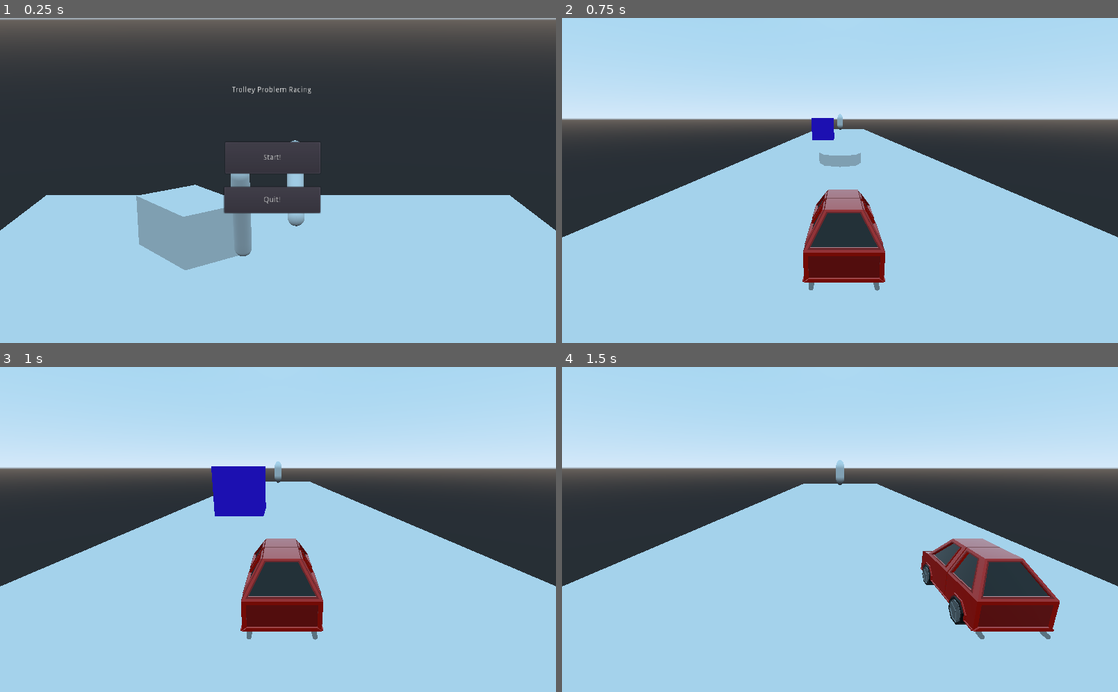
Above: before the commit, frames 1-4 (two rows, left to right).
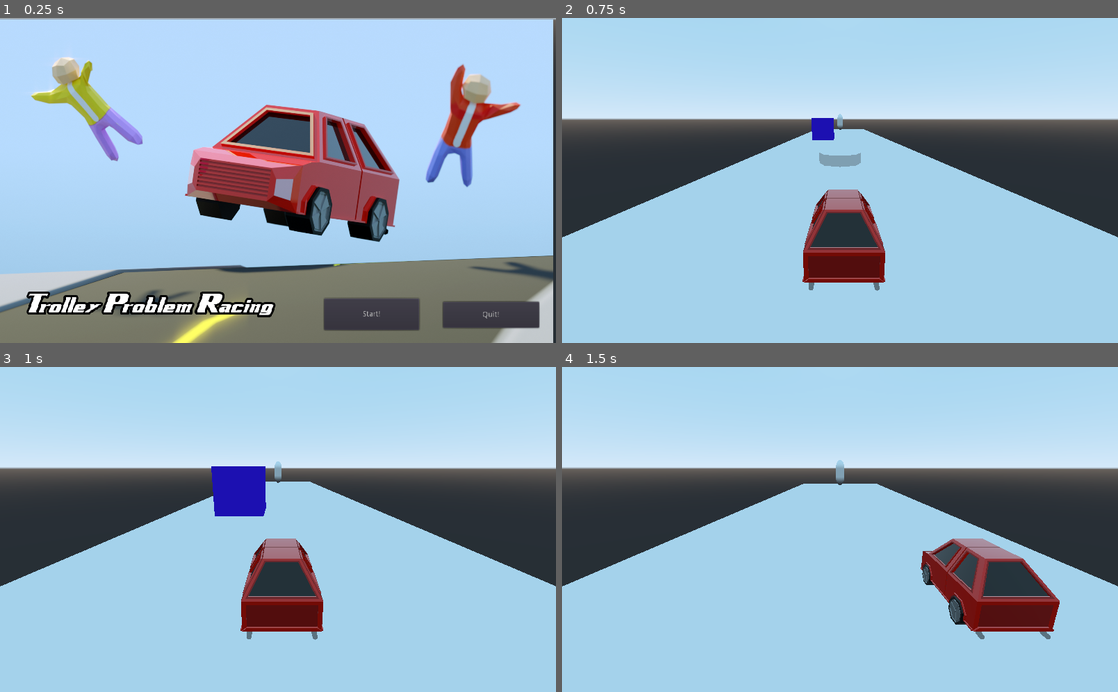
Above: after the commit, the same moments.

Repository: vtlanglois/c220gamejam
Game: Godot game, scene res://Menu/StartMenu.tscn
Same seed, same stepped clock (60 frames per second), same inputs: the game is played once before the commit and once after it.
Inputs:
- Up to frame 1 (0.25 s): no input
- Up to frame 2 (0.75 s): click "Start!" at 0.5 s
- Up to frame 3 (1 s): no input
- Up to frame 4 (1.5 s): hold D (right) from 1.28 s (still down)

The runs differ from the first frame. In frame 1, 85% of the frame differs, in the area x 0-100%, y 0-100%; in frame 2, nothing differs; in frame 3, nothing differs; in frame 4, nothing differs.

Commit message:
MenuRender

Diff:
--- a/Menu/StartMenu.tscn
+++ b/Menu/StartMenu.tscn
@@ -1,10 +1,18 @@
-[gd_scene load_steps=4 format=2]
+[gd_scene load_steps=7 format=2]
 
 [ext_resource path="res://Menu/StartMenu.gd" type="Script" id=1]
+[ext_resource path="res://menu2.png" type="Texture" id=2]
+[ext_resource path="res://Assets/Xenogears.ttf" type="DynamicFontData" id=3]
 
 [sub_resource type="PlaneMesh" id=1]
 
-[sub_resource type="CapsuleMesh" id=2]
+[sub_resource type="DynamicFont" id=2]
+size = 39
+outline_size = 4
+outline_color = Color( 0, 0, 0, 1 )
+font_data = ExtResource( 3 )
+
+[sub_resource type="CapsuleMesh" id=3]
 radius = 0.025
 mid_height = 0.25
 
@@ -12,8 +20,14 @@
 script = ExtResource( 1 )
 
 [node name="MeshInstance" type="MeshInstance" parent="."]
+visible = false
 mesh = SubResource( 1 )
 material/0 = null
+
+[node name="Sprite" type="Sprite" parent="."]
+position = Vector2( 508.49, 302.98 )
+scale = Vector2( 0.532292, 0.557407 )
+texture = ExtResource( 2 )
 
 [node name="Control" type="Control" parent="."]
 margin_right = 40.0
@@ -23,10 +37,11 @@
 }
 
 [node name="Label" type="Label" parent="Control"]
-margin_left = 341.079
-margin_top = 126.018
-margin_right = 660.079
-margin_bottom = 252.018
+margin_left = -3.01086
+margin_top = 507.843
+margin_right = 560.989
+margin_bottom = 635.843
+custom_fonts/font = SubResource( 2 )
 text = "Trolley Problem Racing"
 align = 1
 __meta__ = {
@@ -34,40 +49,47 @@
 }
 
 [node name="Button" type="Button" parent="Control"]
-margin_left = 415.321
-margin_top = 228.881
-margin_right = 590.321
-margin_bottom = 286.881
+margin_left = 597.16
+margin_top = 518.476
+margin_right = 772.16
+margin_bottom = 576.476
 text = "Start!"
 __meta__ = {
 "_edit_use_anchors_": false
 }
 
 [node name="Button2" type="Button" parent="Control"]
-margin_left = 413.254
-margin_top = 312.46
-margin_right = 590.254
-margin_bottom = 360.46
+margin_left = 816.229
+margin_top = 524.416
+margin_right = 993.229
+margin_bottom = 572.416
 text = "Quit!"
+__meta__ = {
+"_edit_use_anchors_": false
+}
 
 [node name="Camera" type="Camera" parent="."]
 transform = Transform( 1, 0, 0, 0, 0.969304, 0.245866, 0, -0.245866, 0.969304, 0, 0.741451, 1.6709 )
+visible = false
 current = true
 fov = 28.5
 
 [node name="CSGBox" type="CSGBox" parent="."]
 transform = Transform( -0.631475, 0, 0.775397, 0, 1, 0, -0.775397, 0, -0.631475, -0.286656, 0.0826597, -0.331139 )
+visible = false
 width = 0.299
 height = 0.175
 depth = 0.229
 
 [node name="CSGMesh" type="CSGMesh" parent="."]
 transform = Transform( 1, 0, 0, 0, -0.362503, -0.931983, 0, 0.931983, -0.362503, -0.0991545, 0.225868, 0 )
-mesh = SubResource( 2 )
+visible = false
+mesh = SubResource( 3 )
 
 [node name="CSGMesh2" type="CSGMesh" parent="."]
 transform = Transform( 1, 0, 0, 0, -0.737183, 0.675693, 0, -0.675693, -0.737183, 0.0532053, 0.260076, -0.21118 )
-mesh = SubResource( 2 )
+visible = false
+mesh = SubResource( 3 )
 
 [connection signal="pressed" from="Control/Button" to="." method="_on_Button_pressed"]
 [connection signal="pressed" from="Control/Button2" to="." method="_on_Button2_pressed"]
